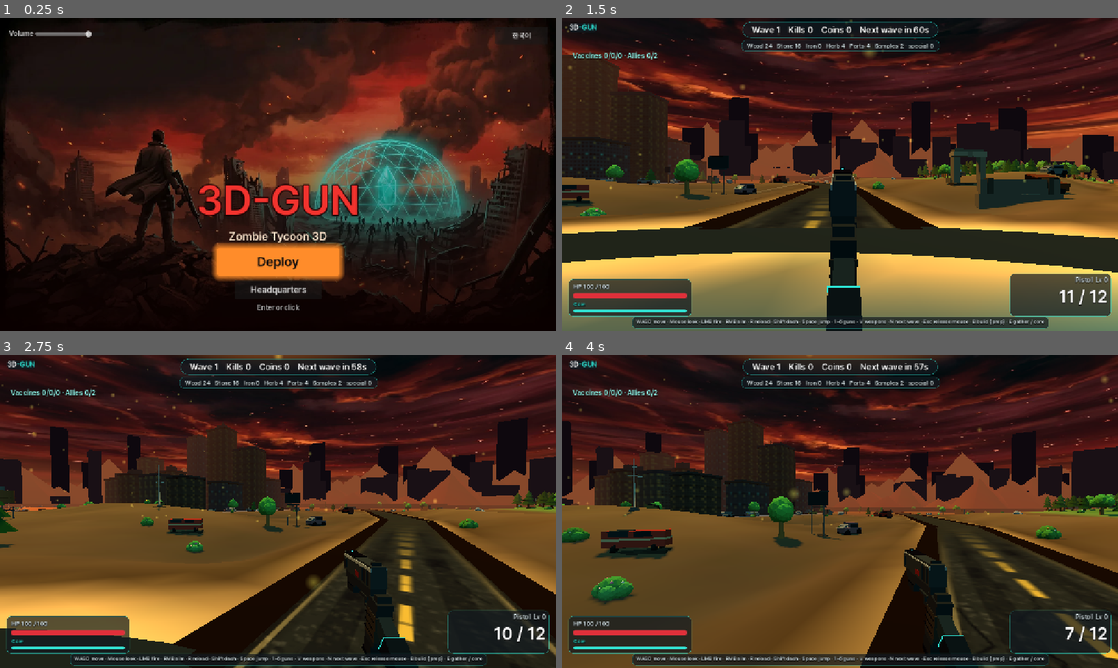
Above: before the commit, frames 1-4 (two rows, left to right).
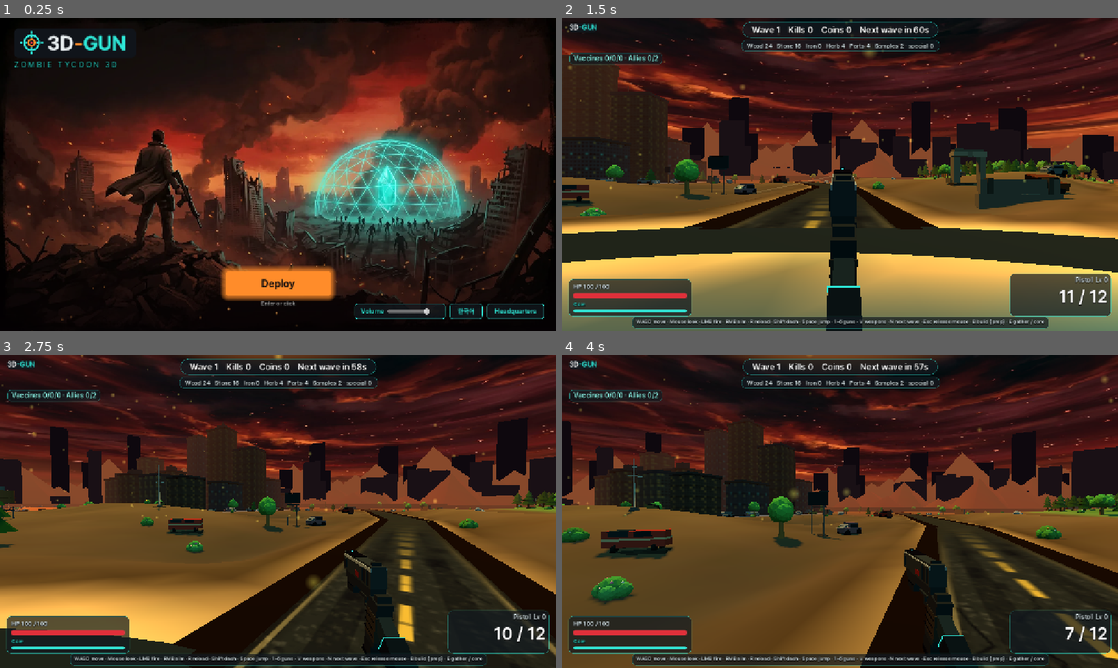
Above: after the commit, the same moments.

Repository: sangsangbaksa-dev/3D-Gun
Game: Godot game, scene res://scenes/title.tscn
Two runs of this game, one before a commit and one after it. Both use one fixed random seed, a clock stepped at 60 frames per second and the inputs below.
Inputs (mouse positions are in pixels of both pictures, inside the frame that each line leads up to):
- Up to frame 1 (0.25 s): no input
- Up to frame 2 (1.5 s): click "Deploy" at 0.5 s; tap Enter (ui_accept) at 1.25 s; move the mouse to (962, 158) at 1.27 s; hold D (move_right) from 1.28 s (still down); hold Right mouse button (aim) from 1.28 s (still down); click (962, 158) at 1.42 s
- Up to frame 3 (2.75 s): tap Space (jump) at 1.52, 2.27 s; move the mouse to (250, 511) at 2.02 s; release D (move_right) at 2.03 s; release Right mouse button (aim) at 2.03 s; hold W (move_forward) from 2.03 s (still down); tap Shift (dash) at 2.1 s; click (250, 511) at 2.17 s
- Up to frame 4 (4 s): keep holding W (move_forward); move the mouse to (851, 505) at 2.77 s; press the mouse at (851, 505) at 2.78 s; move the mouse to (834, 517) at 3.52 s; release the mouse at (834, 517) at 3.53 s; tap E at 3.6 s; click (834, 517) at 3.67 s; tap Space (jump) at 3.77 s

The runs differ from the first frame. In frame 1, 24% of the frame differs, in the area x 1-100%, y 1-99%; in frame 2, 0.5%; in frame 3, 0.4%; in frame 4, 0.5%.

Commit message:
Godot 디자인: 타이틀을 원본 배치로(로고·출격 버튼·메뉴·불씨), 본부 카드 정리, 백신 줄 알약, 건설 목록 겹침 수정, godot-web 재빌드
Co-Authored-By: Claude Sonnet 5.5 <noreply@anthropic.com>
Claude-Session: https://claude.ai/code/session_01CBN3FTLnwhiaNQ4jrkEr2y

Diff:
--- a/godot/scripts/hub.gd
+++ b/godot/scripts/hub.gd
@@ -219,7 +219,9 @@
 	var lv := _upgrade_lv(u.id)
 	var card := PanelContainer.new()
 	card.size_flags_horizontal = Control.SIZE_EXPAND_FILL
-	card.add_theme_stylebox_override("panel", _box(PANEL, Color(0.35, 0.16, 0.1)))
+	var can_buy := lv < int(u.max) and _locked(u) == "" and _afford(_cost(u))
+	card.add_theme_stylebox_override("panel", _box(PANEL, Color(EMBER, 0.75) if can_buy else Color(0.35, 0.16, 0.1)))
+	card.custom_minimum_size.y = 118
 	var v := VBoxContainer.new()
 	v.add_theme_constant_override("separation", 4)
 	card.add_child(v)
@@ -233,6 +235,8 @@
 	var desc := _label(v, 14, Color(0.9, 0.85, 0.8, 0.85))
 	desc.text = _t("upg.%s.desc" % u.id)
 	desc.autowrap_mode = TextServer.AUTOWRAP_WORD_SMART
+	desc.horizontal_alignment = HORIZONTAL_ALIGNMENT_LEFT
+	desc.size_flags_vertical = Control.SIZE_EXPAND_FILL
 	if not u.effect.kind in LIVE:
 		var later := _label(v, 12, Color(0.75, 0.7, 0.65, 0.7))
 		later.text = _t("hub.later")
--- a/godot/scripts/hud_style.gd
+++ b/godot/scripts/hud_style.gd
@@ -93,6 +93,19 @@
 	game.lbl_gun.add_theme_font_size_override("font_size", 15)
 	game.lbl_gun.add_theme_color_override("font_color", TEXT)
 	game.lbl_gun.modulate.a = 1.0
+	_late.call_deferred()
+
+## Labels other systems add to the HUD later (allies.gd's vaccine line) get the same pill.
+func _late() -> void:
+	var a = game.get("allies")
+	if a != null and a.get("_lbl_vac") is Label:
+		var l: Label = a._lbl_vac
+		_text_style(l)
+		l.position = Vector2(26, 82)
+		_pill(l, box(PANEL, Color(TEAL, 0.2), 8), Vector2(10, 3))
+		var pill: Panel = _pills[-1][1]
+		pill.reparent(l.get_parent(), false)
+		l.get_parent().move_child(pill, l.get_index())
 
 ## Index just after the full-screen layers (hurt flash, scope, crosshair) so panels sit under the text.
 func _first_label_index() -> int:
@@ -183,6 +196,7 @@
 	game.lbl_hint.size.x = minf(w - 40.0, 1100.0)
 	game.lbl_hint.position = Vector2((w - game.lbl_hint.size.x) * 0.5, h - 30)
 	game.lbl_center.position.y = 124
+	game.build_panel.position.y = 96 # 위쪽 웨이브·자원 알약 아래로
 	for e in _pills:
 		var l: Label = e[0]
 		var p: Panel = e[1]
--- a/godot/scripts/title.gd
+++ b/godot/scripts/title.gd
@@ -1,8 +1,14 @@
 extends Control
 ## Title screen: splash key art, 3D-GUN logo, Deploy button, language toggle.
-## Port of src/title/title.ts (the story intro and settings panel come later).
-
-var logo: Label
+## Port of src/title/title.ts + style.ts: logo chip top-left, Deploy button bottom-centre, teal menu buttons
+## bottom-right, drifting embers and a vignette over the art (the story intro and settings panel come later).
+
+const TEAL := Color("2ee6d6")
+const ORANGE := Color("ff8a2a")
+const RED := Color("e0303a")
+const PANEL := Color("121a20b3")
+
+var logo: Control
 var sub: Label
 var slice: Label
 var btn: Button
@@ -10,6 +16,7 @@
 var lang: Button
 var hub: Button
 var vol_lbl: Label
+var embers: CPUParticles2D
 
 func _ready() -> void:
 	Input.mouse_mode = Input.MOUSE_MODE_VISIBLE
@@ -26,60 +33,143 @@
 	var g := GradientTexture2D.new()
 	var grad := Gradient.new()
 	grad.set_color(0, Color(0, 0, 0, 0.0))
-	grad.set_color(1, Color(0.05, 0, 0, 0.85))
+	grad.set_color(1, Color(0.04, 0.012, 0.024, 0.67))
 	g.gradient = grad
-	g.fill_from = Vector2(0, 0.2)
+	g.fill_from = Vector2(0, 0.55)
 	g.fill_to = Vector2(0, 1)
 	shade.texture = g
 	shade.set_anchors_preset(Control.PRESET_FULL_RECT)
 	shade.expand_mode = TextureRect.EXPAND_IGNORE_SIZE
+	shade.mouse_filter = Control.MOUSE_FILTER_IGNORE
 	add_child(shade)
+	_embers()
+	var vig := TextureRect.new()
+	var vg := GradientTexture2D.new()
+	var vgrad := Gradient.new()
+	vgrad.offsets = PackedFloat32Array([0.0, 0.55, 1.0])
+	vgrad.colors = PackedColorArray([Color(0, 0, 0, 0), Color(0, 0, 0, 0), Color(0, 0, 0, 0.3)])
+	vg.gradient = vgrad
+	vg.fill = GradientTexture2D.FILL_RADIAL
+	vg.fill_from = Vector2(0.5, 0.5)
+	vg.fill_to = Vector2(1.0, 0.5)
+	vig.texture = vg
+	vig.set_anchors_preset(Control.PRESET_FULL_RECT)
+	vig.expand_mode = TextureRect.EXPAND_IGNORE_SIZE
+	vig.mouse_filter = Control.MOUSE_FILTER_IGNORE
+	add_child(vig)
+	_logo_block()
+	_launch_block()
+	_menu_block()
+	slice = _label(self, 13, Color(1, 1, 1, 0.5))
+	slice.set_anchors_preset(Control.PRESET_BOTTOM_LEFT)
+	slice.position = Vector2(32, -36)
+	I18n.locale_changed.connect(_refresh)
+	_refresh()
+	btn.grab_focus()
+
+## 왼쪽 위 로고: 조준 문양과 3D-GUN 글자, 아래에 청록 부제
+func _logo_block() -> void:
+	var col := VBoxContainer.new()
+	col.position = Vector2(32, 24)
+	col.add_theme_constant_override("separation", 6)
+	col.mouse_filter = Control.MOUSE_FILTER_IGNORE
+	add_child(col)
+	var chip := PanelContainer.new()
+	chip.add_theme_stylebox_override("panel", _box(Color("10141a"), Color(TEAL, 0.0), 10, 0, Vector4(14, 6, 22, 6)))
+	chip.size_flags_horizontal = Control.SIZE_SHRINK_BEGIN
+	chip.mouse_filter = Control.MOUSE_FILTER_IGNORE
+	col.add_child(chip)
+	var row := HBoxContainer.new()
+	row.add_theme_constant_override("separation", 10)
+	chip.add_child(row)
+	var cross := Control.new()
+	cross.custom_minimum_size = Vector2(52, 52)
+	cross.draw.connect(func():
+		var c := Vector2(26, 26)
+		cross.draw_arc(c, 17.0, 0.0, TAU, 40, TEAL, 3.0, true)
+		cross.draw_arc(c, 7.5, 0.0, TAU, 28, ORANGE, 2.5, true)
+		for d in [Vector2.UP, Vector2.DOWN, Vector2.LEFT, Vector2.RIGHT]:
+			cross.draw_line(c + d * 22.0, c + d * 26.0, TEAL, 3.0, true)
+			cross.draw_line(c + d * 12.0, c + d * 14.0, TEAL, 3.0, true)
+		cross.draw_circle(c, 2.4, RED))
+	row.add_child(cross)
+	var words := HBoxContainer.new()
+	words.add_theme_constant_override("separation", 0)
+	row.add_child(words)
+	for part in [["3D", Color("e8eef0")], ["-", ORANGE], ["GUN", TEAL]]:
+		var l := Label.new()
+		l.text = part[0]
+		l.add_theme_font_size_override("font_size", 46)
+		l.add_theme_color_override("font_color", part[1])
+		l.add_theme_color_override("font_outline_color", part[1])
+		l.add_theme_constant_override("outline_size", 2)
+		l.size_flags_vertical = Control.SIZE_SHRINK_CENTER
+		words.add_child(l)
+	logo = chip
+	sub = Label.new()
+	var fv := FontVariation.new()
+	fv.base_font = load("res://assets/fonts/ui_font.tres")
+	fv.spacing_glyph = 5
+	sub.add_theme_font_override("font", fv)
+	sub.add_theme_font_size_override("font_size", 17)
+	sub.add_theme_color_override("font_color", Color(TEAL, 0.9))
+	sub.add_theme_color_override("font_shadow_color", Color(0, 0, 0, 0.85))
+	sub.add_theme_constant_override("shadow_offset_x", 0)
+	sub.add_theme_constant_override("shadow_offset_y", 1)
+	sub.add_theme_constant_override("shadow_outline_size", 4)
+	col.add_child(sub)
+	# 은은한 청록 빛 숨쉬기
+	var glow := create_tween().set_loops()
+	glow.tween_property(chip, "modulate", Color(1.12, 1.12, 1.12), 1.6).set_trans(Tween.TRANS_SINE)
+	glow.tween_property(chip, "modulate", Color(1, 1, 1), 1.6).set_trans(Tween.TRANS_SINE)
+
+## 아래 가운데: 출격 버튼과 안내 줄
+func _launch_block() -> void:
 	var box := VBoxContainer.new()
-	box.set_anchors_preset(Control.PRESET_CENTER_BOTTOM)
-	box.position = Vector2(-320, -360)
-	box.size = Vector2(640, 290)
-	box.alignment = BoxContainer.ALIGNMENT_END
+	box.set_anchors_and_offsets_preset(Control.PRESET_CENTER_BOTTOM, Control.PRESET_MODE_MINSIZE, 56)
+	box.grow_horizontal = Control.GROW_DIRECTION_BOTH
+	box.grow_vertical = Control.GROW_DIRECTION_BEGIN
 	box.add_theme_constant_override("separation", 10)
+	box.mouse_filter = Control.MOUSE_FILTER_IGNORE
 	add_child(box)
-	logo = _label(box, 96, Color(0.95, 0.2, 0.18))
-	logo.text = "3D-GUN"
-	logo.add_theme_constant_override("outline_size", 10)
-	logo.add_theme_color_override("font_outline_color", Color(0.1, 0, 0))
-	sub = _label(box, 26, Color(1, 0.9, 0.8))
 	btn = Button.new()
-	btn.custom_minimum_size = Vector2(280, 64)
+	btn.custom_minimum_size = Vector2(240, 56)
 	btn.size_flags_horizontal = Control.SIZE_SHRINK_CENTER
-	btn.add_theme_font_size_override("font_size", 30)
+	btn.add_theme_font_size_override("font_size", 24)
 	btn.pressed.connect(_launch)
 	# 원본 타이틀(src/title/style.ts)처럼 주황 버튼에 어두운 글자, 은은히 깜빡이는 빛
-	for st in ["normal", "hover", "pressed", "focus"]:
-		var sb := StyleBoxFlat.new()
-		sb.bg_color = Color("ff8a2a") if st != "hover" else Color("ffa04d")
-		sb.set_corner_radius_all(6)
-		sb.shadow_color = Color(1, 0.54, 0.16, 0.6)
+	var states := {"normal": ORANGE, "hover": Color("ffa557"), "pressed": Color("e8761c"), "focus": ORANGE}
+	for st in states:
+		var sb := _box(states[st], TEAL if st == "hover" else Color(TEAL, 0.0), 6, 2 if st == "hover" else 0, Vector4(44, 8, 44, 8))
+		sb.shadow_color = Color(ORANGE, 0.55)
 		sb.shadow_size = 14
 		btn.add_theme_stylebox_override(st, sb)
 	for c in ["font_color", "font_hover_color", "font_pressed_color", "font_focus_color"]:
 		btn.add_theme_color_override(c, Color("07090d"))
 	var pulse := create_tween().set_loops()
-	pulse.tween_property(btn, "modulate", Color(1.12, 1.05, 1.0), 0.9)
+	pulse.tween_property(btn, "modulate", Color(1.1, 1.04, 1.0), 0.9)
 	pulse.tween_property(btn, "modulate", Color(1, 1, 1), 0.9)
 	box.add_child(btn)
-	hub = Button.new()
-	hub.custom_minimum_size = Vector2(200, 44)
-	hub.size_flags_horizontal = Control.SIZE_SHRINK_CENTER
-	hub.add_theme_font_size_override("font_size", 20)
-	hub.pressed.connect(func(): get_tree().change_scene_to_file("res://scenes/hub.tscn"))
-	box.add_child(hub)
-	hint = _label(box, 16, Color(1, 1, 1, 0.7))
-	# 음량 (설정의 volume, 원본과 같은 저장소)
+	hint = _label(box, 13, Color(1, 1, 1, 0.6))
+
+## 오른쪽 아래: 음량, 언어, 본부 버튼 (원본의 청록 테두리 메뉴)
+func _menu_block() -> void:
+	var row := HBoxContainer.new()
+	row.set_anchors_and_offsets_preset(Control.PRESET_BOTTOM_RIGHT, Control.PRESET_MODE_MINSIZE, 28)
+	row.grow_horizontal = Control.GROW_DIRECTION_BEGIN
+	row.grow_vertical = Control.GROW_DIRECTION_BEGIN
+	row.add_theme_constant_override("separation", 10)
+	add_child(row)
+	var vp := PanelContainer.new()
+	vp.add_theme_stylebox_override("panel", _box(PANEL, TEAL, 6, 1, Vector4(14, 6, 14, 6)))
+	row.add_child(vp)
 	var vol := HBoxContainer.new()
-	vol.set_anchors_preset(Control.PRESET_TOP_LEFT)
-	vol.position = Vector2(20, 24)
-	add_child(vol)
-	vol_lbl = _label(vol, 16, Color(1, 1, 1, 0.8))
+	vol.add_theme_constant_override("separation", 8)
+	vp.add_child(vol)
+	vol_lbl = _label(vol, 15, TEAL)
 	var slider := HSlider.new()
-	slider.custom_minimum_size = Vector2(160, 24)
+	slider.custom_minimum_size = Vector2(120, 24)
+	slider.size_flags_vertical = Control.SIZE_SHRINK_CENTER
 	slider.max_value = 1.0
 	slider.step = 0.05
 	slider.value = float(Save.settings.volume)
@@ -88,21 +178,79 @@
 		Sfx.set_volume(v)
 		Save.save_settings())
 	vol.add_child(slider)
-	slice = _label(self, 14, Color(1, 1, 1, 0.55))
-	slice.set_anchors_preset(Control.PRESET_BOTTOM_LEFT)
-	slice.position = Vector2(20, -34)
-	lang = Button.new()
-	lang.set_anchors_preset(Control.PRESET_TOP_RIGHT)
-	lang.position = Vector2(-140, 20)
-	lang.custom_minimum_size = Vector2(120, 40)
+	lang = _menu_button(row)
 	lang.pressed.connect(func():
 		I18n.toggle()
 		Save.settings.locale = I18n.locale
 		Save.save_settings())
-	add_child(lang)
-	I18n.locale_changed.connect(_refresh)
-	_refresh()
-	btn.grab_focus()
+	hub = _menu_button(row)
+	hub.pressed.connect(func(): get_tree().change_scene_to_file("res://scenes/hub.tscn"))
+
+func _menu_button(parent: Control) -> Button:
+	var b := Button.new()
+	b.add_theme_font_size_override("font_size", 15)
+	b.add_theme_stylebox_override("normal", _box(PANEL, TEAL, 6, 1, Vector4(18, 8, 18, 8)))
+	b.add_theme_stylebox_override("hover", _box(Color(TEAL, 0.12).blend(PANEL), TEAL, 6, 1, Vector4(18, 8, 18, 8)))
+	b.add_theme_stylebox_override("pressed", _box(Color(TEAL, 0.2).blend(PANEL), TEAL, 6, 1, Vector4(18, 8, 18, 8)))
+	b.add_theme_stylebox_override("focus", _box(Color(0, 0, 0, 0), Color(TEAL, 0.8), 6, 2, Vector4(18, 8, 18, 8)))
+	for c in ["font_color", "font_hover_color", "font_pressed_color", "font_focus_color"]:
+		b.add_theme_color_override(c, TEAL)
+	parent.add_child(b)
+	return b
+
+## 아래에서 위로 떠오르는 불씨 (원본의 .ember)
+func _embers() -> void:
+	embers = CPUParticles2D.new()
+	var dot := GradientTexture2D.new()
+	var dg := Gradient.new()
+	dg.set_color(0, Color(1, 0.75, 0.4, 1))
+	dg.set_color(1, Color(ORANGE, 0.0))
+	dot.gradient = dg
+	dot.fill = GradientTexture2D.FILL_RADIAL
+	dot.fill_from = Vector2(0.5, 0.5)
+	dot.fill_to = Vector2(1.0, 0.5)
+	dot.width = 16
+	dot.height = 16
+	embers.texture = dot
+	embers.amount = 60
+	embers.lifetime = 9.0
+	embers.preprocess = 9.0
+	embers.emission_shape = CPUParticles2D.EMISSION_SHAPE_RECTANGLE
+	embers.direction = Vector2(0.45, -1)
+	embers.spread = 12.0
+	embers.gravity = Vector2.ZERO
+	embers.initial_velocity_min = 50.0
+	embers.initial_velocity_max = 110.0
+	embers.scale_amount_min = 0.25
+	embers.scale_amount_max = 0.6
+	var fade := Gradient.new()
+	fade.offsets = PackedFloat32Array([0.0, 0.1, 1.0])
+	fade.colors = PackedColorArray([Color(1, 1, 1, 0), Color(1, 1, 1, 1), Color(1, 0.6, 0.4, 0)])
+	embers.color_ramp = fade
+	var mat := CanvasItemMaterial.new()
+	mat.blend_mode = CanvasItemMaterial.BLEND_MODE_ADD
+	embers.material = mat
+	add_child(embers)
+	get_viewport().size_changed.connect(_fit_embers)
+	_fit_embers()
+
+func _fit_embers() -> void:
+	var s := get_viewport_rect().size
+	embers.position = Vector2(s.x * 0.5, s.y + 10.0)
+	embers.emission_rect_extents = Vector2(s.x * 0.5, 2.0)
+
+func _box(bg: Color, edge: Color, radius: int, border: int, margin := Vector4.ZERO) -> StyleBoxFlat:
+	var sb := StyleBoxFlat.new()
+	sb.bg_color = bg
+	sb.border_color = edge
+	sb.set_border_width_all(border)
+	sb.set_corner_radius_all(radius)
+	sb.anti_aliasing = true
+	sb.content_margin_left = margin.x
+	sb.content_margin_top = margin.y
+	sb.content_margin_right = margin.z
+	sb.content_margin_bottom = margin.w
+	return sb
 
 func _label(parent: Control, font_size: int, col: Color) -> Label:
 	var l := Label.new()
@@ -114,7 +262,7 @@
 	return l
 
 func _refresh() -> void:
-	sub.text = I18n.t("title.sub")
+	sub.text = I18n.t("title.sub").to_upper()
 	btn.text = I18n.t("title.launch")
 	hint.text = I18n.t("title.launchHint")
 	lang.text = I18n.t("title.lang")
Not shown, changed: godot-web/index.html
Not shown, changed: godot-web/index.pck
